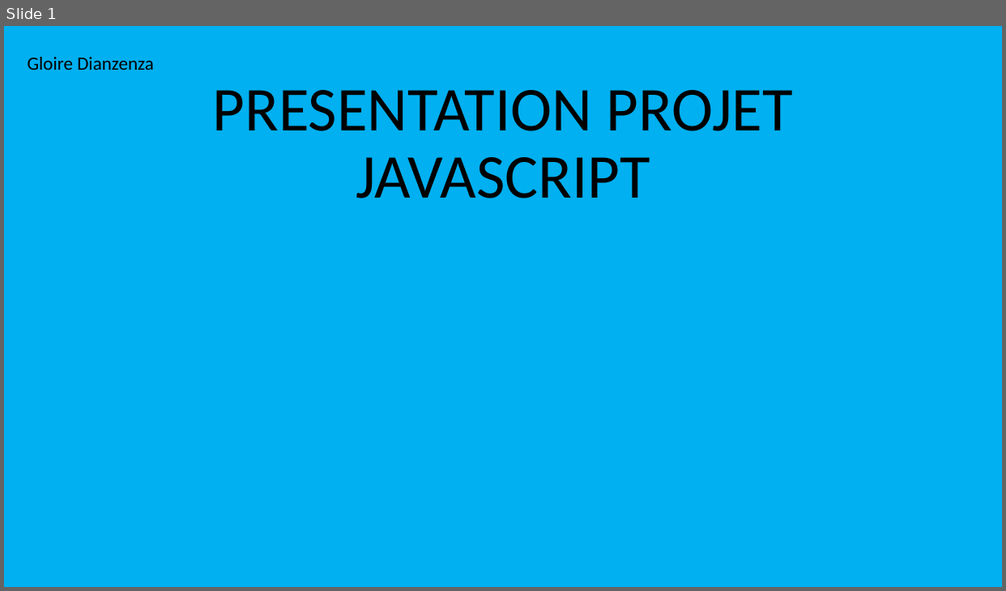
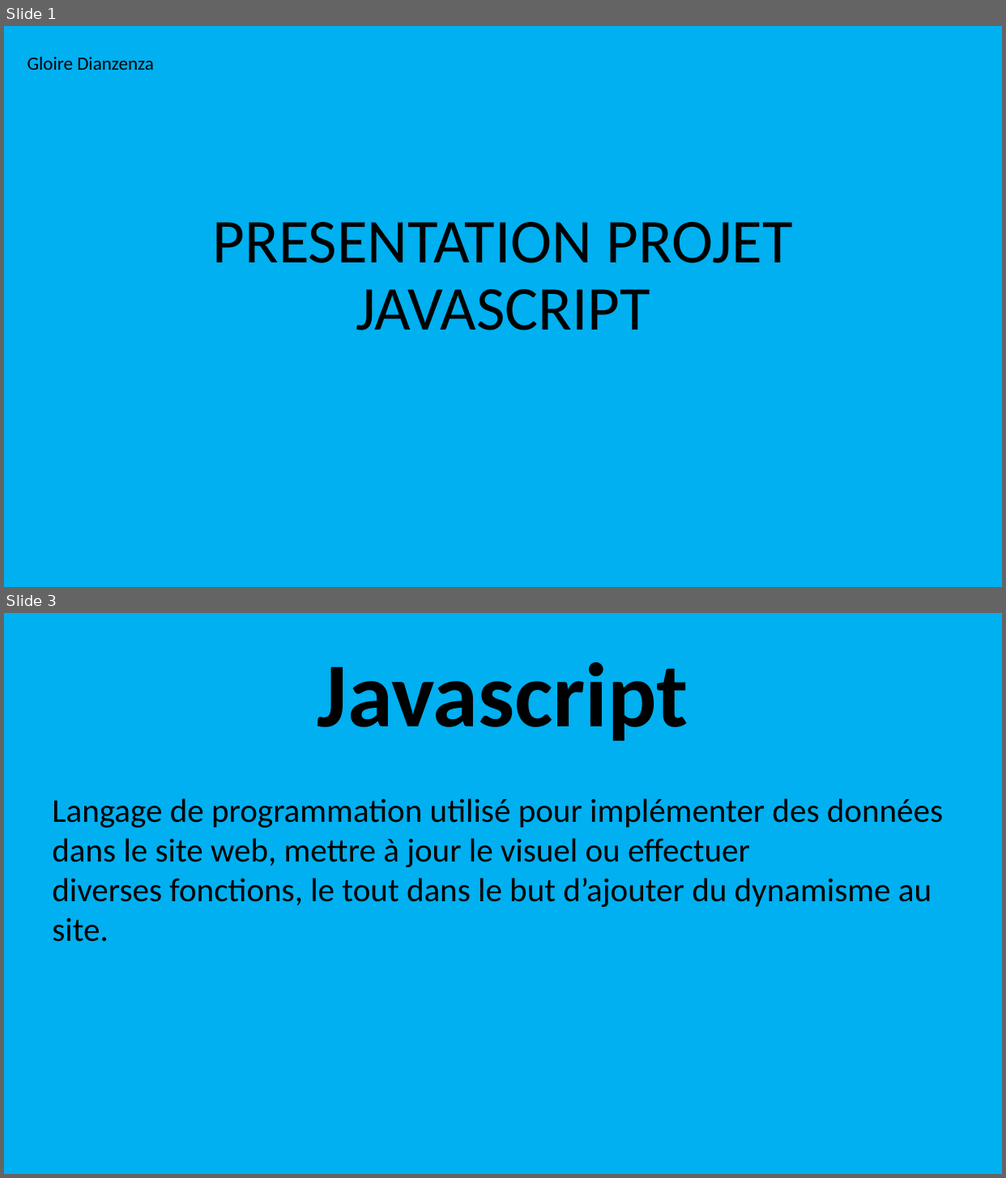
Before and after one commit to GloireDianzenza/ProjetKanap, a slide deck: PRESENTATION PROJET JAVASCRIPT.odp. Shown one above the other, each under a label of ours: slide 1 before the commit, slides 1 and 3 after it; the slides between them are not shown. The pictures are 1006x591 and 1006x1178 pixels, drawn with LibreOffice and Linux fonts; fonts in the diff are those of the drawing. Boxes give left, top, right and bottom in pixels: in the first picture for what was removed or moved away, otherwise in the second. Text is boxed around its words. In the diff, an @@ line names an element or a change of style, - is before the commit and + after.

```diff
--- a/PRESENTATION PROJET JAVASCRIPT.odp
+++ b/PRESENTATION PROJET JAVASCRIPT.odp
@@ slide 3 added at box(4, 613, 1002, 1174), background #00B0F0 @@
@@ title added at box(317, 662, 688, 741), 88 pt, text #000000, bold @@
+Javascript
@@ text added at box(52, 798, 943, 942), 32 pt, text #000000 @@
+Langage de programmation utilisé pour implémenter des données dans le site web, mettre à jour le visuel ou effectuer
+diverses fonctions, le tout dans le but d’ajouter du dynamisme au site.
@@ slide 1 changed as well @@
@@ title "PRESENTATION PROJET JAVASCRIPT": place and size @@
-title "PRESENTATION PROJET JAVASCRIPT" at box(213, 90, 792, 199)
+title "PRESENTATION PROJET JAVASCRIPT" at box(213, 222, 792, 331)
```
Also in this commit, not shown: 2 other slides added.
